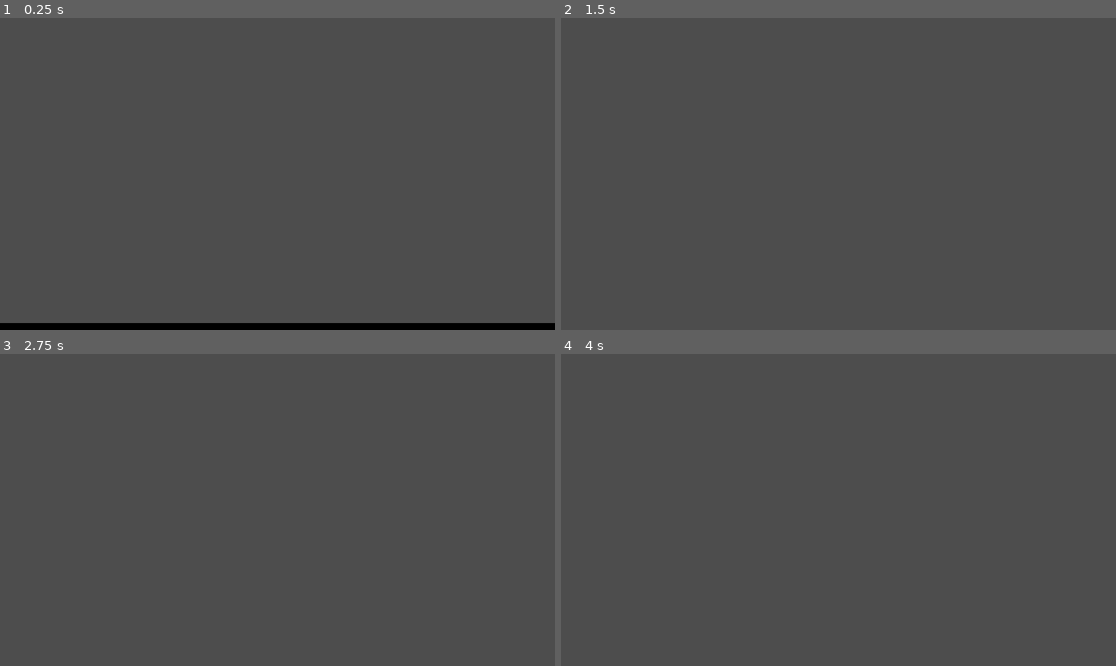
Above: before the commit, frames 1-4 (two rows, left to right).
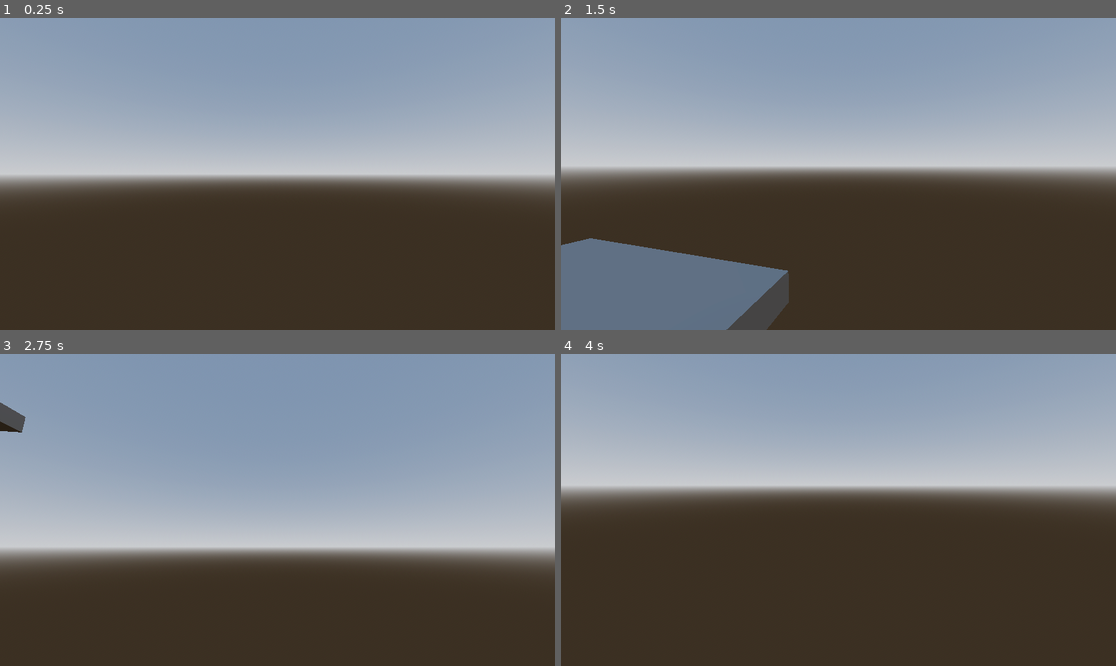
Above: after the commit, the same moments.

Repository: YouthHalo/Fast-Boomer-Shooter
Game: Godot game, scene res://scenes/main_world.tscn
Two runs of this game, one before a commit and one after it. Both use one fixed random seed, a clock stepped at 60 frames per second and the inputs below.
Inputs (mouse positions are in pixels of both pictures, inside the frame that each line leads up to):
- Up to frame 1 (0.25 s): no input
- Up to frame 2 (1.5 s): move the mouse to (960, 158) at 0.52 s; hold D (right) 0.53-1.28 s; tap Space (jump, bound only after the commit) at 0.6, 0.77, 1.07, 1.35 s; tap Enter at 1.25 s; move the mouse to (727, 189) at 1.27 s; hold S (backwards, bound only before the commit) from 1.28 s (still down)
- Up to frame 3 (2.75 s): tap Space (jump, bound only after the commit) at 1.52, 1.82, 2.1 s; move the mouse to (333, 441) at 2.02 s; release S (backwards, bound only before the commit) at 2.03 s; hold D (right) from 2.03 s (still down)
- Up to frame 4 (4 s): move the mouse to (810, 572) at 2.77 s; release D (right) at 2.78 s; hold W (forward) 2.78-3.53 s; tap Space (jump, bound only after the commit) at 2.85, 3.02, 3.32, 3.5, 3.6, 3.77 s; move the mouse to (1005, 556) at 3.52 s; hold A (left) from 3.53 s (still down)

The runs differ from the first frame. In frame 1, 97% of the frame differs, in the area x 0-100%, y 0-100%; in frame 2, 96%; in frame 3, 97%; in frame 4, 97%.

Commit message:
movement

Diff:
--- a/project.godot
+++ b/project.godot
@@ -22,7 +22,7 @@
 "events": [Object(InputEventKey,"resource_local_to_scene":false,"resource_name":"","device":-1,"window_id":0,"alt_press …(192 unchanged characters)…
 ]
 }
-backwards={
+backward={
 "deadzone": 0.2,
 "events": [Object(InputEventKey,"resource_local_to_scene":false,"resource_name":"","device":-1,"window_id":0,"alt_press …(192 unchanged characters)…
 ]
@@ -37,6 +37,11 @@
 "events": [Object(InputEventKey,"resource_local_to_scene":false,"resource_name":"","device":-1,"window_id":0,"alt_press …(192 unchanged characters)…
 ]
 }
+jump={
+"deadzone": 0.2,
+"events": [Object(InputEventKey,"resource_local_to_scene":false,"resource_name":"","device":-1,"window_id":0,"alt_pressed":false,"shift_pressed":false,"ctrl_pressed":false,"meta_pressed":false,"pressed":false,"keycode":0,"physical_keycode":32,"key_label":0,"unicode":32,"location":0,"echo":false,"script":null)
+]
+}
 
 [rendering]
 
--- a/scenes/main_world.tscn
+++ b/scenes/main_world.tscn
@@ -1,11 +1,27 @@
-[gd_scene load_steps=3 format=3 uid="uid://cv72v1nlu10ia"]
+[gd_scene load_steps=6 format=3 uid="uid://cv72v1nlu10ia"]
 
 [ext_resource type="PackedScene" uid="uid://bgav01dmub54l" path="res://scenes/player.tscn" id="1_6x5uh"]
+
+[sub_resource type="ProceduralSkyMaterial" id="ProceduralSkyMaterial_6x5uh"]
+sky_horizon_color = Color(0.662243, 0.671743, 0.686743, 1)
+ground_horizon_color = Color(0.662243, 0.671743, 0.686743, 1)
+
+[sub_resource type="Sky" id="Sky_tt5ry"]
+sky_material = SubResource("ProceduralSkyMaterial_6x5uh")
+
+[sub_resource type="Environment" id="Environment_wjoj8"]
+background_mode = 2
+sky = SubResource("Sky_tt5ry")
+tonemap_mode = 2
+glow_enabled = true
 
 [sub_resource type="BoxShape3D" id="BoxShape3D_tt5ry"]
 size = Vector3(10, 1, 10)
 
 [node name="Main World" type="Node3D"]
+
+[node name="WorldEnvironment" type="WorldEnvironment" parent="."]
+environment = SubResource("Environment_wjoj8")
 
 [node name="StaticBody3D" type="StaticBody3D" parent="."]
 
@@ -16,7 +32,6 @@
 [node name="CollisionShape3D" type="CollisionShape3D" parent="StaticBody3D"]
 transform = Transform3D(1, 0, 0, 0, 1, 0, 0, 0, 1, 4.5, 0, 4.5)
 shape = SubResource("BoxShape3D_tt5ry")
-disabled = true
 
 [node name="Player" parent="." instance=ExtResource("1_6x5uh")]
 transform = Transform3D(1, 0, 0, 0, 1, 0, 0, 0, 1, 3.50249, 2.66622, 0)
--- a/scripts/player.gd
+++ b/scripts/player.gd
@@ -1,36 +1,59 @@
 extends CharacterBody3D
 
-# How fast the player moves in meters per second.
-@export var speed = 14
-# The downward acceleration when in the air, in meters per second squared.
-@export var fall_acceleration = 75
+#@onready var gunRay = $Head/Camera3d/RayCast3d as RayCast3D
+@onready var Cam = $Camera3D as Camera3D
+var mouseSensibility = 800
+var mouse_relative_x = 0
+var mouse_relative_y = 0
+const SPEED = 12.0
+const JUMP_VELOCITY = 6
 
-var target_velocity = Vector3.ZERO
+# Get the gravity from the project settings to be synced with RigidBody nodes.
+var gravity = ProjectSettings.get_setting("physics/3d/default_gravity")
 
+func _ready():
+	#Captures mouse and stops rgun from hitting yourself
+	#gunRay.add_exception(self)
+	Input.mouse_mode = Input.MOUSE_MODE_CAPTURED
+func _physics_process(delta):
+	# Add the gravity.
+	if not is_on_floor():
+		velocity.y -= gravity * delta
 
-func _physics_process(delta):
-	var direction = Vector3.ZERO
+	# Handle Jump.
+	if Input.is_action_just_pressed("jump") and is_on_floor():
+		velocity.y = JUMP_VELOCITY
+	# Handle Shooting
+	#if Input.is_action_just_pressed("Shoot"):
+	#	shoot()
+	# Get the input direction and handle the movement/deceleration.
+	var input_dir = Input.get_vector("left", "right", "forward", "backward")
+	var direction = (transform.basis * Vector3(input_dir.x, 0, input_dir.y)).normalized()
+	if direction:
+		velocity.x = direction.x * SPEED
+		velocity.z = direction.z * SPEED
+	else:
+		velocity.x = move_toward(velocity.x, 0, SPEED)
+		velocity.z = move_toward(velocity.z, 0, SPEED)
 
-	if Input.is_action_pressed("right"):
-		direction.x += 1
-	if Input.is_action_pressed("left"):
-		direction.x -= 1
-	if Input.is_action_pressed("backwards"):
-		direction.z += 1
-	if Input.is_action_pressed("forward"):
-		direction.z -= 1
+	move_and_slide()
 
-	if direction != Vector3.ZERO:
-		direction = direction.normalized()
-
-	# Ground Velocity
-	target_velocity.x = direction.x * speed
-	target_velocity.z = direction.z * speed
-
-	# Vertical Velocity
-	if not is_on_floor(): # If in the air, fall towards the floor. Literally gravity
-		target_velocity.y = target_velocity.y - (fall_acceleration * delta)
-
-	print("sigma")
-	velocity = target_velocity
-	move_and_slide()
+func _input(event):
+	if event is InputEventMouseMotion:
+		rotation.y -= event.relative.x / mouseSensibility
+		Cam.rotation.x -= event.relative.y / mouseSensibility
+		Cam.rotation.x = clamp(Cam.rotation.x, deg_to_rad(-90), deg_to_rad(90) )
+		mouse_relative_x = clamp(event.relative.x, -50, 50)
+		mouse_relative_y = clamp(event.relative.y, -50, 10)
+"""
+func shoot():
+	if not gunRay.is_colliding():
+		return
+	var bulletInst = _bullet_scene.instantiate() as Node3D
+	bulletInst.set_as_top_level(true)
+	get_parent().add_child(bulletInst)
+	bulletInst.global_transform.origin = gunRay.get_collision_point() as Vector3
+	bulletInst.look_at((gunRay.get_collision_point()+gunRay.get_collision_normal()),Vector3.BACK)
+	print(gunRay.get_collision_point())
+	print(gunRay.get_collision_point()+gunRay.get_collision_normal())
+"""
